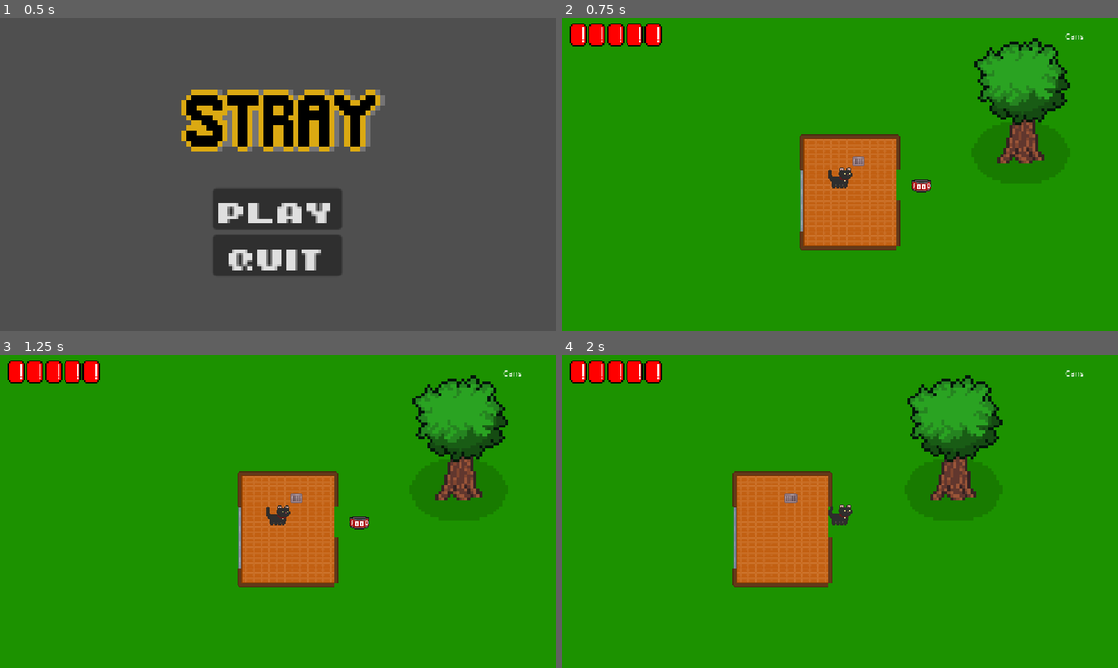
Above: before the commit, frames 1-4 (two rows, left to right).
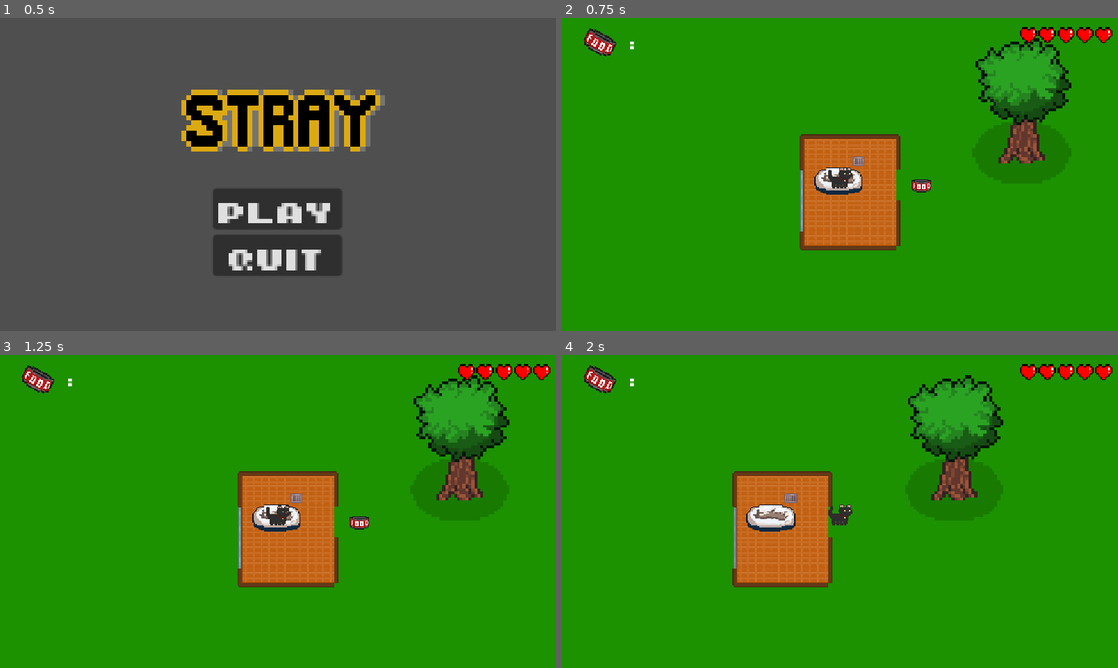
Above: after the commit, the same moments.

Repository: SaaWeathers/CS315-Project2
Game: Godot game, scene res://scenes/main_menu.tscn
Two runs of this game, one before a commit and one after it. Both use one fixed random seed, a clock stepped at 60 frames per second and the inputs below.
Inputs:
- Up to frame 1 (0.5 s): no input
- Up to frame 2 (0.75 s): click "Play" at 0.5 s
- Up to frame 3 (1.25 s): no input
- Up to frame 4 (2 s): tap Enter at 1.25 s; hold D (right) from 1.28 s (still down)

Frame 1 is identical in both runs. In frame 2, 3.0% of the frame differs, in the area x 1-99%, y 1-57%; in frame 3, 3.0%; in frame 4, 3.2%.

Commit message:
Health bar now hearts

Diff:
--- a/scenes/level_1.tscn
+++ b/scenes/level_1.tscn
@@ -9,6 +9,7 @@
 [ext_resource type="Texture2D" uid="uid://bt4tj5vtrkxp5" path="res://assets/food.png" id="6_fcfvj"]
 [ext_resource type="Script" uid="uid://5rjvvhjv226u" path="res://scripts/food.gd" id="6_pa8r4"]
 [ext_resource type="Script" uid="uid://cueq6f1o60ft" path="res://scripts/ui.gd" id="8_15mv3"]
+[ext_resource type="FontFile" uid="uid://c5cbpbh22vquy" path="res://TinyAndChunkyRegular-m2Dz5.ttf" id="10_7gny6"]
 [ext_resource type="Texture2D" uid="uid://b8jvmdjxj585y" path="res://assets/pixil-layer-0.png" id="10_go7sj"]
 [ext_resource type="Texture2D" uid="uid://bntsr52thor4c" path="res://assets/pixil-layer-2.png" id="11_7gny6"]
 [ext_resource type="Texture2D" uid="uid://bnyeyeurgnghu" path="res://assets/pixil-layer-1.png" id="12_2aecg"]
@@ -18,6 +19,12 @@
 
 [sub_resource type="RectangleShape2D" id="RectangleShape2D_e3sih"]
 size = Vector2(17, 13)
+
+[sub_resource type="RectangleShape2D" id="RectangleShape2D_go7sj"]
+size = Vector2(11, 13)
+
+[sub_resource type="RectangleShape2D" id="RectangleShape2D_7gny6"]
+size = Vector2(48, 15)
 
 [sub_resource type="RectangleShape2D" id="RectangleShape2D_pa8r4"]
 size = Vector2(20, 13)
@@ -55,11 +62,6 @@
 offset_bottom = 648.0
 color = Color(0.110776, 0.573527, 5.58317e-06, 1)
 
-[node name="Plant1" type="Sprite2D" parent="."]
-position = Vector2(260, -14)
-scale = Vector2(3, 3)
-texture = ExtResource("2_e3sih")
-
 [node name="FirstLayerOfWorld" type="TileMap" parent="."]
 tile_set = ExtResource("1_5xbjy")
 format = 2
@@ -70,7 +72,6 @@
 format = 2
 
 [node name="CatBed" type="Area2D" parent="."]
-visible = false
 position = Vector2(67, 75)
 metadata/_edit_group_ = true
 
@@ -97,6 +98,23 @@
 [node name="Camera2D" type="Camera2D" parent="Player"]
 zoom = Vector2(2, 2)
 
+[node name="Tree" type="StaticBody2D" parent="."]
+position = Vector2(0, 9.53674e-07)
+
+[node name="Plant1" type="Sprite2D" parent="Tree"]
+position = Vector2(261, -14)
+scale = Vector2(3, 3)
+texture = ExtResource("2_e3sih")
+
+[node name="CollisionShape2D" type="CollisionShape2D" parent="Tree"]
+position = Vector2(259.5, 38.5)
+scale = Vector2(3, 3)
+shape = SubResource("RectangleShape2D_go7sj")
+
+[node name="CollisionShape2D2" type="CollisionShape2D" parent="Tree"]
+position = Vector2(258, 50.5)
+shape = SubResource("RectangleShape2D_7gny6")
+
 [node name="Food" type="Area2D" parent="." groups=["Food"]]
 position = Vector2(154, 80)
 script = ExtResource("6_pa8r4")
@@ -113,16 +131,17 @@
 script = ExtResource("8_15mv3")
 
 [node name="Label" type="Label" parent="UI"]
-offset_left = 1042.0
-offset_top = 26.0
-offset_right = 1082.0
-offset_bottom = 49.0
-text = "Cans "
+offset_left = 141.0
+offset_top = 40.0
+offset_right = 300.0
+offset_bottom = 63.0
+theme_override_fonts/font = ExtResource("10_7gny6")
+text = ":"
 
 [node name="ProgressBar" type="TextureProgressBar" parent="UI"]
-offset_left = 15.0
+offset_left = 948.0
 offset_top = 10.0
-offset_right = 79.0
+offset_right = 1012.0
 offset_bottom = 28.0
 scale = Vector2(2.99335, 3.02395)
 max_value = 5.0
@@ -131,5 +150,11 @@
 texture_over = ExtResource("11_7gny6")
 texture_progress = ExtResource("12_2aecg")
 
+[node name="Picture of Can" type="Sprite2D" parent="UI"]
+position = Vector2(79, 47)
+rotation = 0.501708
+scale = Vector2(3.227, 3.227)
+texture = ExtResource("6_fcfvj")
+
 [connection signal="body_entered" from="Food" to="." method="_on_food_body_entered"]
 [connection signal="body_entered" from="Food" to="Food" method="_on_body_entered"]
Binary file changed: assets/pixil-layer-0.png
Binary file changed: assets/pixil-layer-1.png
Binary file changed: assets/pixil-layer-2.png
Not shown: 1 places in scenes/level_1.tscn that only renumber resources
